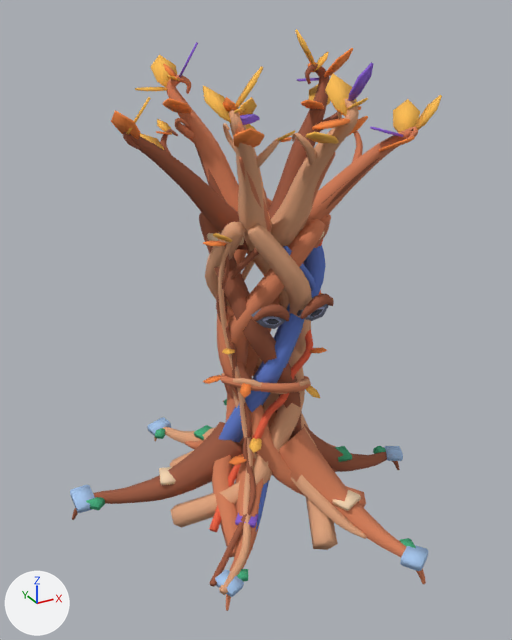
The glTF model Assets/TumbangPreso/Resources/Models/PaeteProps/sentry.glb as it was, and as the next commit left it.
Rendered twice from a camera (50 mm lens) standing at (-3.58, -6.32, 5.39) and looking at (-0.19, -0.15, 2.3). Arrows for +X, +Y and +Z are at lower left; the lights stay in place. The older version comes first. Where no turn or scale is listed for an object, it has been applied to the vertices. Vertices at exactly the same position are counted once.

In view in the first picture: 'buttress-0', 'buttress-1', 'buttress-4', 'buttress-5', 'claw-0', 'claw-1', 'claw-2', 'claw-4', 'claw-5', 'claw-6', 'face', 'trunk' and 4 more.
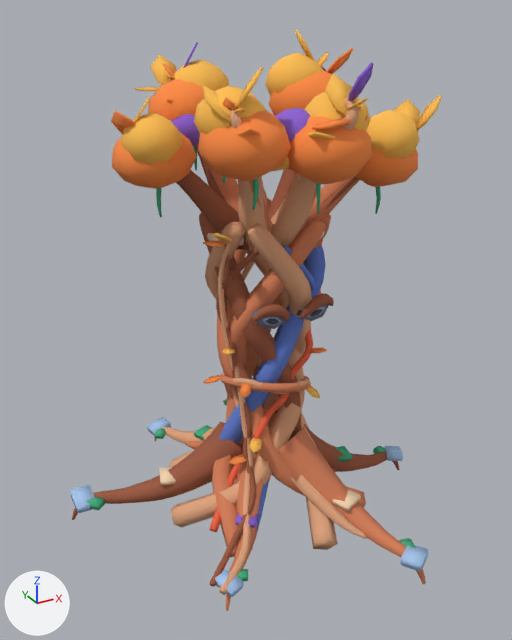
Boxes (x1, y1, x2, y2) around the edits, measured in the pictures (512 x 640 px):
'claw-6', reshaped
    before: (203, 66, 295, 255)
    after: (194, 66, 291, 255)
'claw-2', reshaped
    before: (268, 29, 353, 219)
    after: (265, 29, 353, 219)
part 1 of me_claw_0, added (orange)
    after: (287, 116, 372, 185)
part 2 of me_claw_0, added (orange)
    after: (304, 91, 371, 131)
part 3 of me_claw_0, added (purple)
    after: (276, 108, 310, 142)
part 4 of me_claw_0, added
    after: (316, 183, 321, 214)
part 5 of me_claw_1, added (brown)
    after: (355, 149, 418, 187)
part 6 of me_claw_1, added (orange)
    after: (366, 110, 420, 159)
part 7 of me_claw_1, added
    after: (375, 187, 381, 214)
part 8 of me_claw_2, added (orange)
    after: (269, 71, 332, 116)
part 9 of me_claw_2, added (orange)
    after: (265, 53, 324, 96)
part 10 of me_claw_4, added (orange)
    after: (148, 79, 204, 120)
part 11 of me_claw_4, added (orange)
    after: (173, 60, 229, 91)
part 12 of me_claw_4, added (purple)
    after: (170, 114, 200, 146)
part 13 of me_claw_4, added
    after: (193, 146, 197, 170)
part 14 of me_claw_5, added (brown)
    after: (112, 133, 197, 189)
part 15 of me_claw_5, added (orange)
    after: (121, 113, 183, 164)
part 16 of me_claw_5, added
    after: (156, 187, 162, 217)
part 17 of me_claw_6, added (orange)
    after: (198, 109, 291, 181)
part 18 of me_claw_6, added (orange)
    after: (194, 86, 265, 134)
part 19 of me_claw_6, added (mostly hidden)
    after: (273, 156, 289, 171)
part 20 of me_claw_6, added
    after: (252, 178, 259, 210)

The change, as a list of edits to the scene's bpy script:
```text
Change me_claw_0:
    remove me_claw_0.from_pydata(...)  # 359 vertices, 678 faces; spans x -0.29..0.37, y -1.03..0.23, z -0.17..1.76
    add me_claw_0.from_pydata(...)  # 549 vertices, 1042 faces; spans x -0.43..0.51, y -1.03..0.23, z -0.17..1.76
    me_claw_0 part 1: a new loose piece of 54 vertices spanning x -0.37..0.48, y -1.03..-0.25, z 0.69..1.34, in mat_colormap (picture img_colormap)
    me_claw_0 part 2: a new loose piece of 54 vertices spanning x -0.13..0.51, y -0.91..-0.26, z 0.97..1.51, in mat_colormap (picture img_colormap)
    me_claw_0 part 3: a new loose piece of 54 vertices spanning x -0.43..0.03, y -0.75..-0.28, z 0.96..1.36, in mat_colormap (picture img_colormap)
    me_claw_0 part 4: a new loose piece of 28 vertices spanning x -0.05..0.02, y -0.69..-0.6, z 0.42..0.81, in mat_colormap (picture img_colormap)
Change me_claw_1:
    remove me_claw_1.from_pydata(...)  # 347 vertices, 658 faces; spans x -0.21..1.22, y -0.79..0.2, z -0.17..1.4
    add me_claw_1.from_pydata(...)  # 483 vertices, 918 faces; spans x -0.21..1.22, y -0.87..0.2, z -0.17..1.4
    me_claw_1 part 5: a new loose piece of 54 vertices spanning x 0.34..1.15, y -0.82..-0.04, z 0.49..1.1, in mat_colormap (picture img_colormap)
    me_claw_1 part 6: a new loose piece of 54 vertices spanning x 0.44..1.03, y -0.87..-0.25, z 0.74..1.26, in mat_colormap (picture img_colormap)
    me_claw_1 part 7: a new loose piece of 28 vertices spanning x 0.72..0.81, y -0.42..-0.37, z 0.2..0.59, in mat_colormap (picture img_colormap)
Change me_claw_2:
    remove me_claw_2.from_pydata(...)  # 383 vertices, 718 faces; spans x -0.24..0.81, y -0.32..0.53, z -0.16..1.97
    add me_claw_2.from_pydata(...)  # 589 vertices, 1110 faces; spans x -0.24..0.81, y -0.42..0.56, z -0.16..1.97
    me_claw_2 part 8: a new loose piece of 54 vertices spanning x -0.04..0.81, y -0.27..0.56, z 0.91..1.6, in mat_colormap (picture img_colormap)
    me_claw_2 part 9: a new loose piece of 54 vertices spanning x -0.02..0.62, y -0.05..0.56, z 1.18..1.74, in mat_colormap (picture img_colormap)
    other edits to the shape of me_claw_2 do not show in these pictures
Change me_claw_4:
    remove me_claw_4.from_pydata(...)  # 347 vertices, 658 faces; spans x -0.8..0.22, y -0.23..1.0, z -0.16..1.85
    add me_claw_4.from_pydata(...)  # 537 vertices, 1022 faces; spans x -0.8..0.22, y -0.23..1.0, z -0.16..1.85
    me_claw_4 part 10: a new loose piece of 54 vertices spanning x -0.8..0.08, y 0.04..0.84, z 0.86..1.53, in mat_colormap (picture img_colormap)
    me_claw_4 part 11: a new loose piece of 54 vertices spanning x -0.52..0.12, y 0.17..0.82, z 1.12..1.68, in mat_colormap (picture img_colormap)
    me_claw_4 part 12: a new loose piece of 54 vertices spanning x -0.71..-0.26, y -0.01..0.46, z 0.86..1.26, in mat_colormap (picture img_colormap)
    me_claw_4 part 13: a new loose piece of 28 vertices spanning x -0.29..-0.24, y 0.47..0.55, z 0.56..0.96, in mat_colormap (picture img_colormap)
Change me_claw_5:
    remove me_claw_5.from_pydata(...)  # 335 vertices, 638 faces; spans x -1.26..0.21, y -0.15..0.5, z -0.16..1.44
    add me_claw_5.from_pydata(...)  # 471 vertices, 898 faces; spans x -1.26..0.21, y -0.33..0.51, z -0.16..1.44
    me_claw_5 part 14: a new loose piece of 54 vertices spanning x -1.24..-0.47, y -0.29..0.51, z 0.57..1.18, in mat_colormap (picture img_colormap)
    me_claw_5 part 15: a new loose piece of 54 vertices spanning x -1.19..-0.62, y -0.33..0.27, z 0.79..1.29, in mat_colormap (picture img_colormap)
    me_claw_5 part 16: a new loose piece of 28 vertices spanning x -0.88..-0.81, y -0.02..0.05, z 0.3..0.66, in mat_colormap (picture img_colormap)
Change me_claw_6:
    remove me_claw_6.from_pydata(...)  # 371 vertices, 698 faces; spans x -0.81..0.23, y -0.91..0.21, z -0.16..1.73
    add me_claw_6.from_pydata(...)  # 577 vertices, 1090 faces; spans x -0.81..0.23, y -0.93..0.21, z -0.16..1.73
    me_claw_6 part 17: a new loose piece of 54 vertices spanning x -0.8..-0.01, y -0.93..-0.07, z 0.75..1.4, in mat_colormap (picture img_colormap)
    me_claw_6 part 18: a new loose piece of 54 vertices spanning x -0.8..-0.17, y -0.71..-0.1, z 1.01..1.55, in mat_colormap (picture img_colormap)
    me_claw_6 part 19: a new loose piece of 54 vertices spanning x -0.34..0.15, y -0.73..-0.26, z 0.81..1.23, in mat_colormap (picture img_colormap)
    me_claw_6 part 20: a new loose piece of 28 vertices spanning x -0.35..-0.3, y -0.56..-0.49, z 0.48..0.86, in mat_colormap (picture img_colormap)
    other edits to the shape of me_claw_6 do not show in these pictures
```
